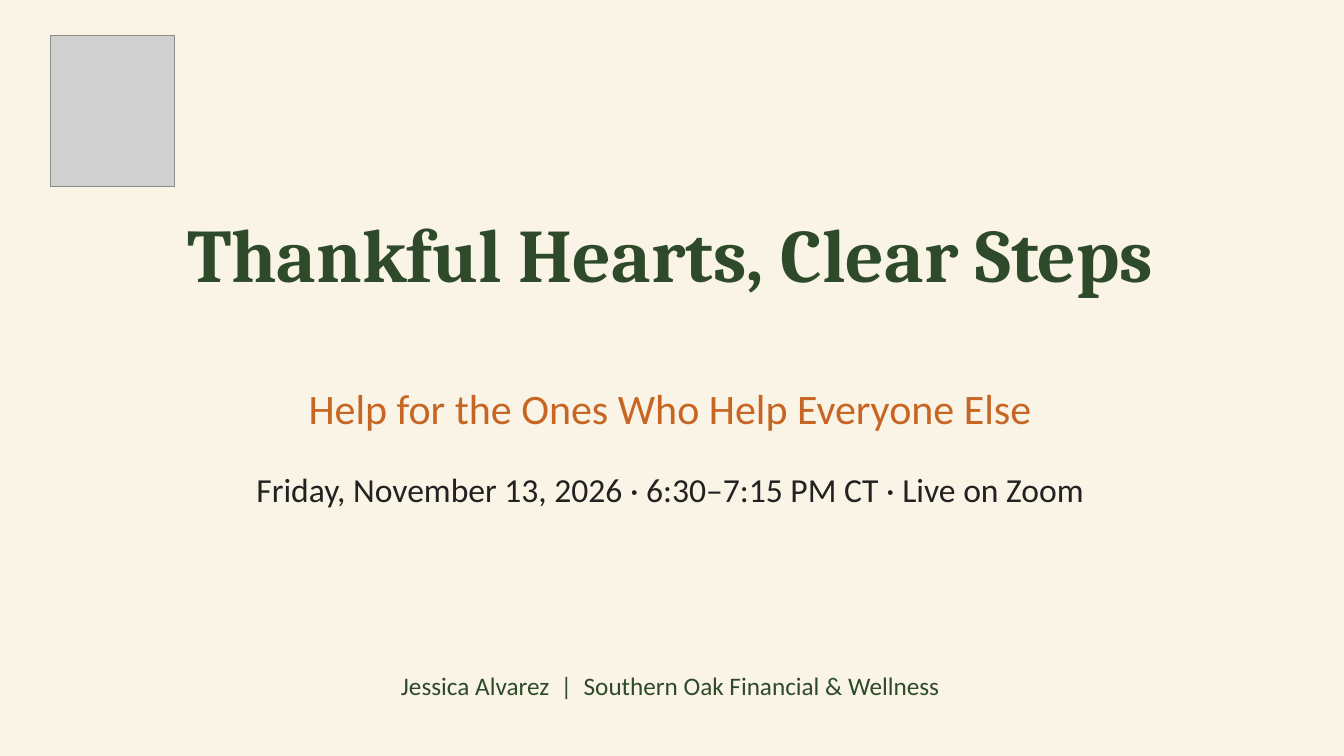
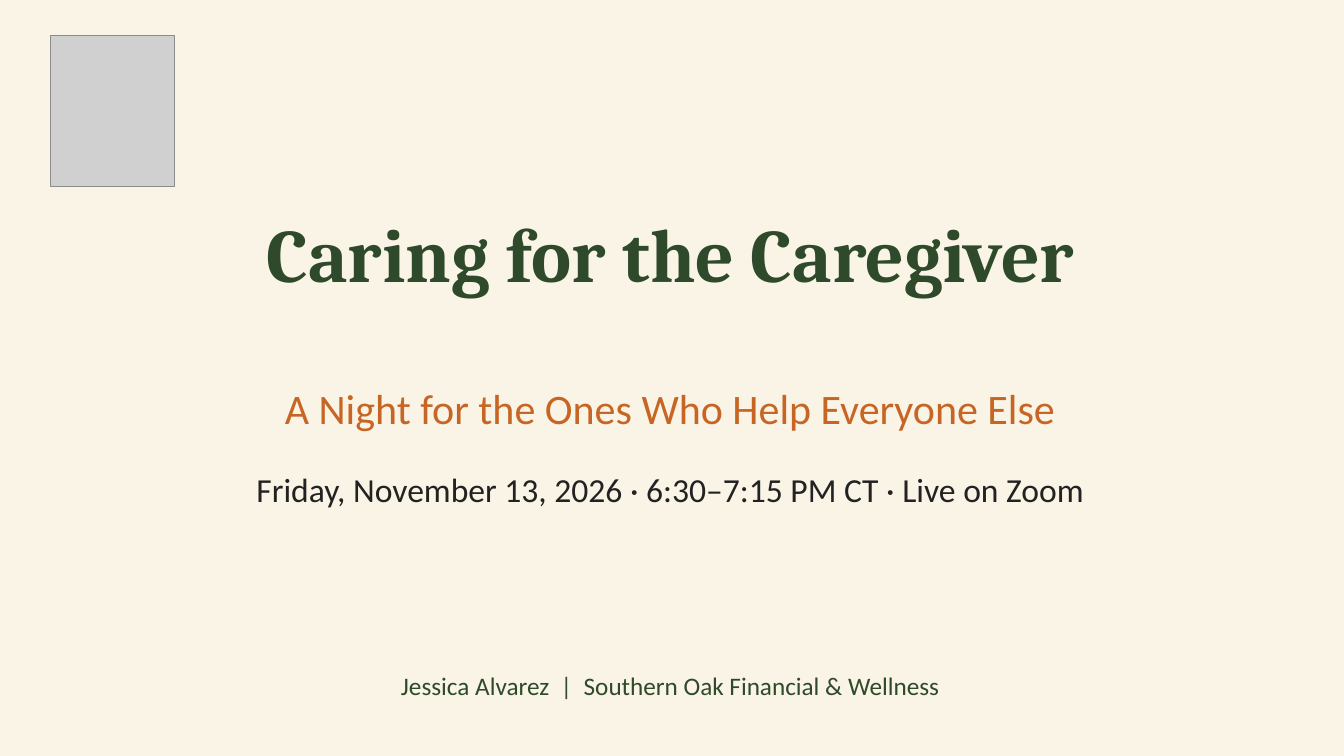
Before and after one commit to southernoakfw-ja/southernoakfw-ja.github.io, a slide deck: slide 1 of assets/Caregiver-Webinar-Nov13.pptx. Drawn at 1344x756 pixels with LibreOffice and Linux fonts; fonts in the diff are those of the drawing; grey boxes stand for pictures. Boxes give left, top, right and bottom in pixels: in the first picture for what was removed or moved away, otherwise in the second. Text is boxed around its words. In the diff, an @@ line names an element or a change of style, - is before the commit and + after.

```diff
--- a/assets/Caregiver-Webinar-Nov13.pptx
+++ b/assets/Caregiver-Webinar-Nov13.pptx
@@ text at (x1=266, y1=228, x2=1074, y2=298): text changed @@
-Thankful Hearts, Clear Steps
+Caring for the Caregiver
@@ text at (x1=285, y1=395, x2=1054, y2=431): text changed @@
-Help for the Ones Who Help Everyone Else
+A Night for the Ones Who Help Everyone Else
```
Also in this commit, not shown: 7 other slides changed, 3 slides added, 4 slides removed, 6 other files.
